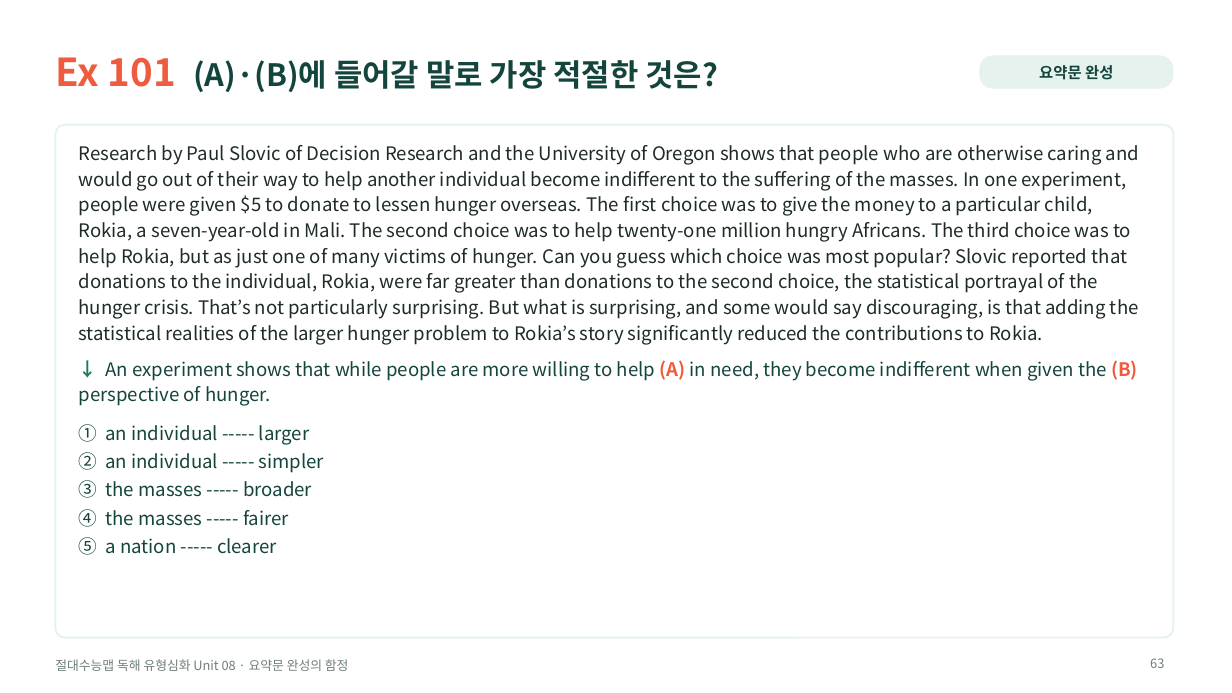
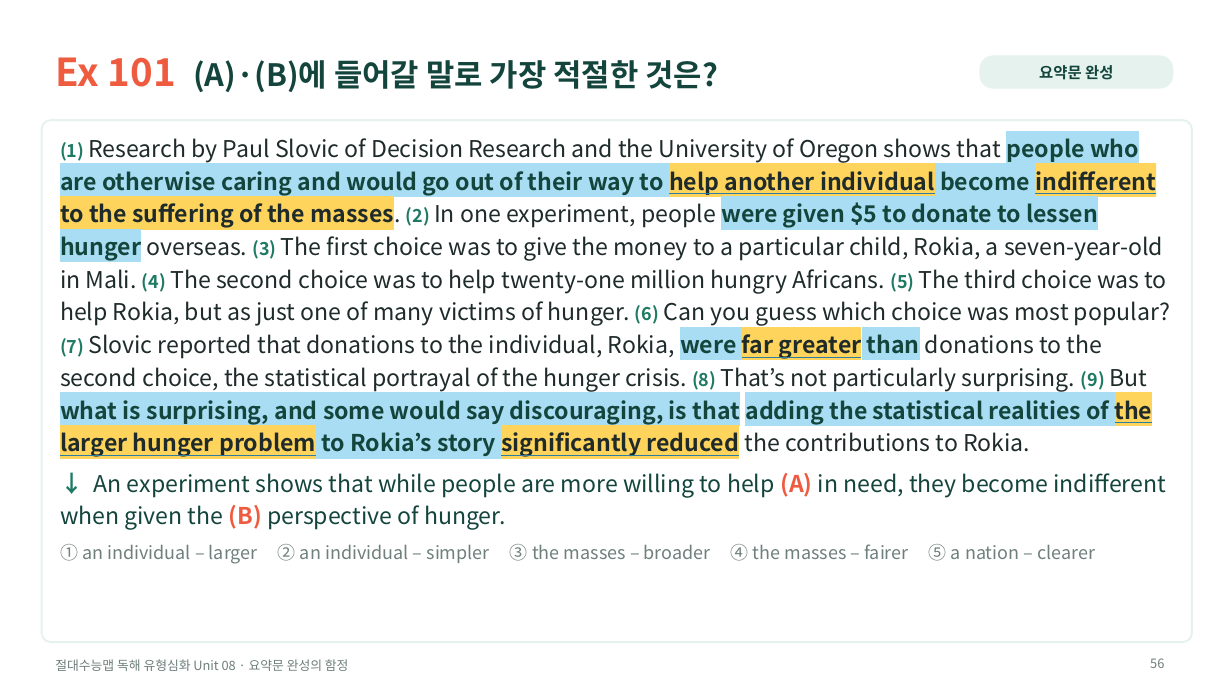
Before and after one commit to HUFSDavid/HUFSDavid, a slide deck: slide 56 of 절대수능맵_독해유형심화_Unit08_수업PPT.pptx (slide 63 before the commit). Drawn at 1232x693 pixels with LibreOffice and Linux fonts; fonts in the diff are those of the drawing. Boxes give left, top, right and bottom in pixels: in the first picture for what was removed or moved away, otherwise in the second. Text is boxed around its words. In the diff, an @@ line names an element or a change of style, - is before the commit and + after.

```diff
--- a/절대수능맵_독해유형심화_Unit08_수업PPT.pptx
+++ b/절대수능맵_독해유형심화_Unit08_수업PPT.pptx
@@ rounded rectangle: place and size @@
-rounded rectangle at <box>55,125,1174,638</box>
+rounded rectangle at <box>42,120,1192,642</box>
@@ text at <box>60,138,1170,457</box>: text changed; size 14.5 to 18 pt @@
-Research by Paul Slovic of Decision Research and the University of Oregon shows that people who are otherwise caring and would go out of their way to help another individual become indifferent to the suffering of the masses. In one experiment, people were given $5 to donate to lessen hunger overseas. The first choice was to give the money to a particular child, Rokia, a seven-year-old in Mali. The second choice was to help twenty-one million hungry Africans. The third choice was to help Rokia, but as just one of many victims of hunger. Can you guess which choice was most popular? Slovic reported that donations to the individual, Rokia, were far greater than donations to the second choice, the statistical portrayal of the hunger crisis. That’s not particularly surprising. But what is surprising, and some would say discouraging, is that adding the statistical realities of the larger hunger problem to Rokia’s story significantly reduced the contributions to Rokia.
+(1) Research by Paul Slovic of Decision Research and the University of Oregon shows that people who are otherwise caring and would go out of their way to help another individual become indifferent to the suffering of the masses. (2) In one experiment, people were given $5 to donate to lessen hunger overseas. (3) The first choice was to give the money to a particular child, Rokia, a seven-year-old in Mali. (4) The second choice was to help twenty-one million hungry Africans. (5) The third choice was to help Rokia, but as just one of many victims of hunger. (6) Can you guess which choice was most popular? (7) Slovic reported that donations to the individual, Rokia, were far greater than donations to the second choice, the statistical portrayal of the hunger crisis. (8) That’s not particularly surprising. (9) But what is surprising, and some would say discouraging, is that adding the statistical realities of the larger hunger problem to Rokia’s story significantly reduced the contributions to Rokia.
@@ text "(1) Research by Paul Slovic ...": place and size @@
-text "(1) Research by Paul Slovic ..." at <box>79,145,1139,555</box>
+text "(1) Research by Paul Slovic ..." at <box>60,138,1170,564</box>
@@ text at <box>60,473,1166,530</box>: size 14.5 to 18 pt in "↓ An experiment shows that while people ..."; line spacing 1.15 to 1.18; less space between paragraphs @@
@@ text at <box>60,544,1095,564</box>: text changed; size 14.5 to 14 pt; text colour #14453D to #6E7F7C @@
-① an individual ----- larger
-② an individual ----- simpler
-③ the masses ----- broader
-④ the masses ----- fairer
-⑤ a nation ----- clearer
+① an individual – larger ② an individual – simpler ③ the masses – broader ④ the masses – fairer ⑤ a nation – clearer
@@ page number at <box>1150,658,1164,668</box>: text changed @@
-63
+56
```
Also in this commit, not shown: 51 other slides changed, 14 slides added, 29 slides removed, 5 other files.
